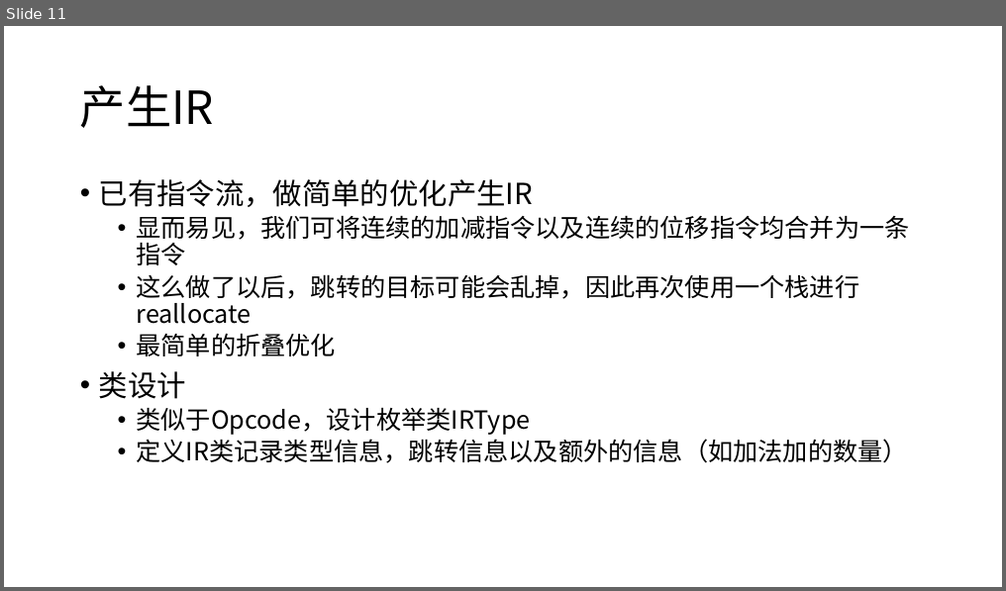
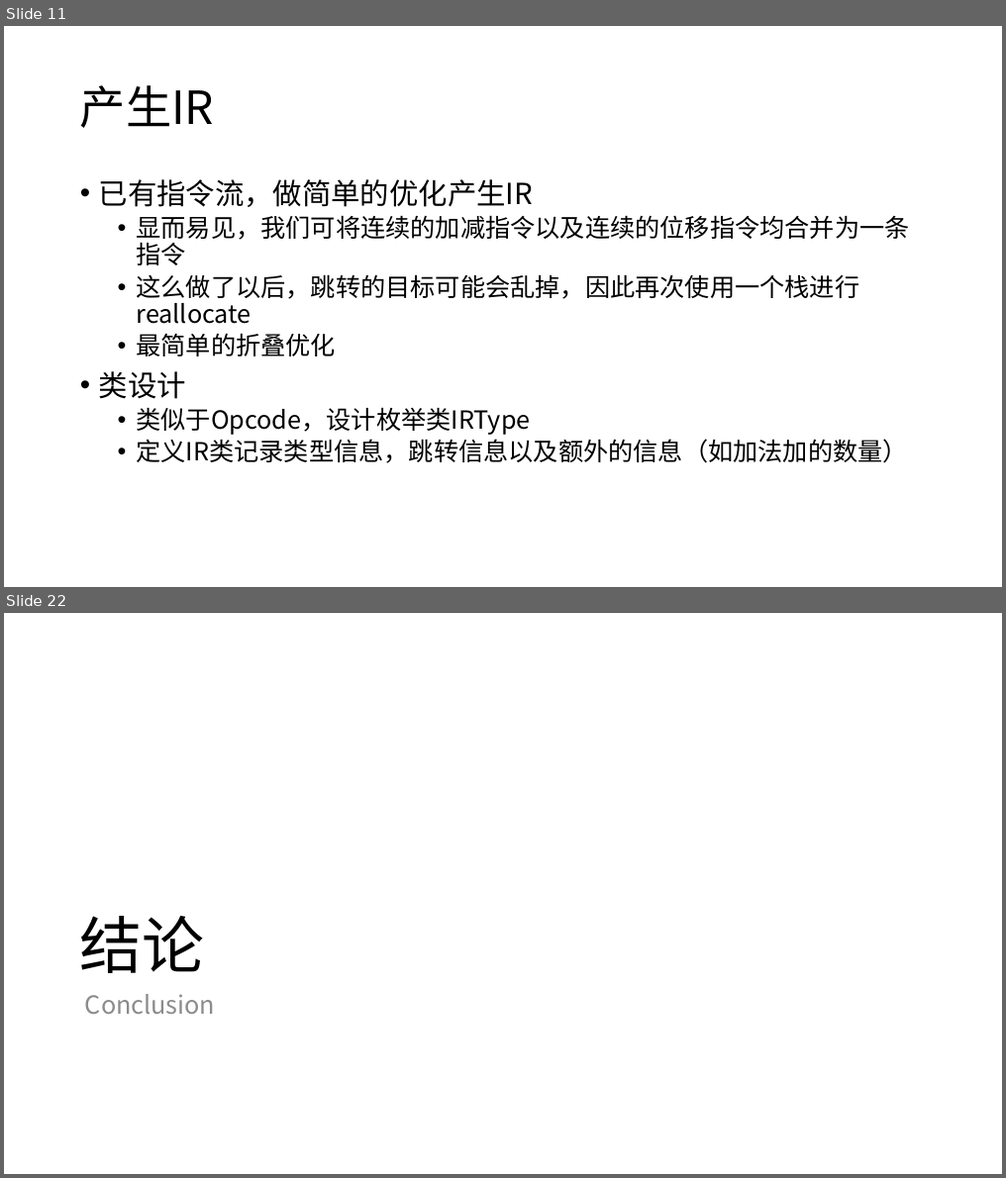
Before and after one commit to UshioA/bfpy, a slide deck: Python演示文稿.pptx. Shown one above the other, each under a label of ours: slide 11 before the commit, slides 11 and 22 after it; the slides between them are not shown. The pictures are 1006x591 and 1006x1178 pixels, drawn with LibreOffice and Linux fonts; fonts in the diff are those of the drawing. Boxes give left, top, right and bottom in pixels: in the first picture for what was removed or moved away, otherwise in the second. Text is boxed around its words. In the diff, an @@ line names an element or a change of style, - is before the commit and + after.

```diff
--- a/Python演示文稿.pptx
+++ b/Python演示文稿.pptx
@@ slide 22 added at bbox=[4, 613, 1002, 1174], background #FFFFFF @@
@@ title added at bbox=[79, 916, 204, 973], 60 pt, text #000000 @@
+结论
@@ text added at bbox=[85, 994, 215, 1014], 24 pt, text #8C8C8C @@
+Conclusion
```
Also in this commit, not shown: 2 slides changed, 10 other slides added, 1 slide removed.
